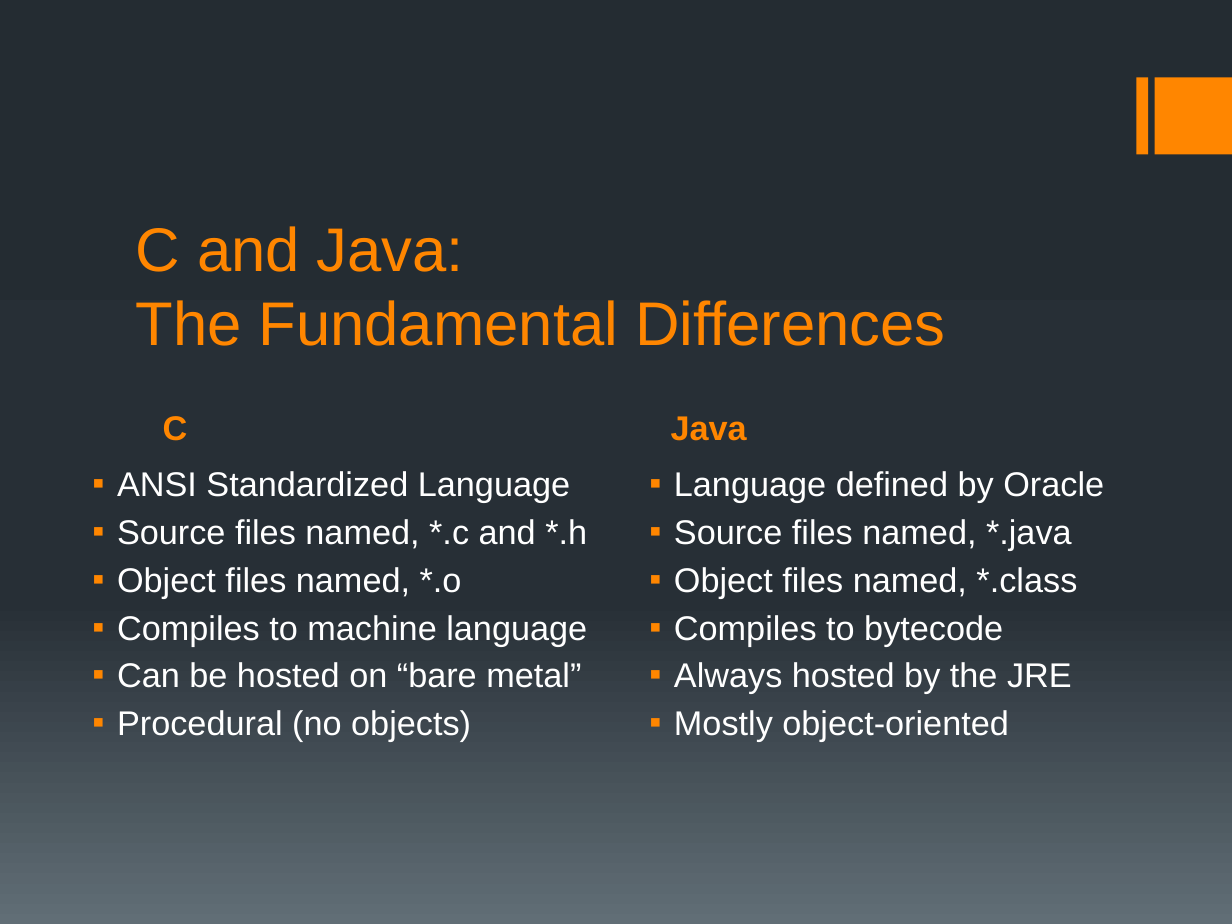
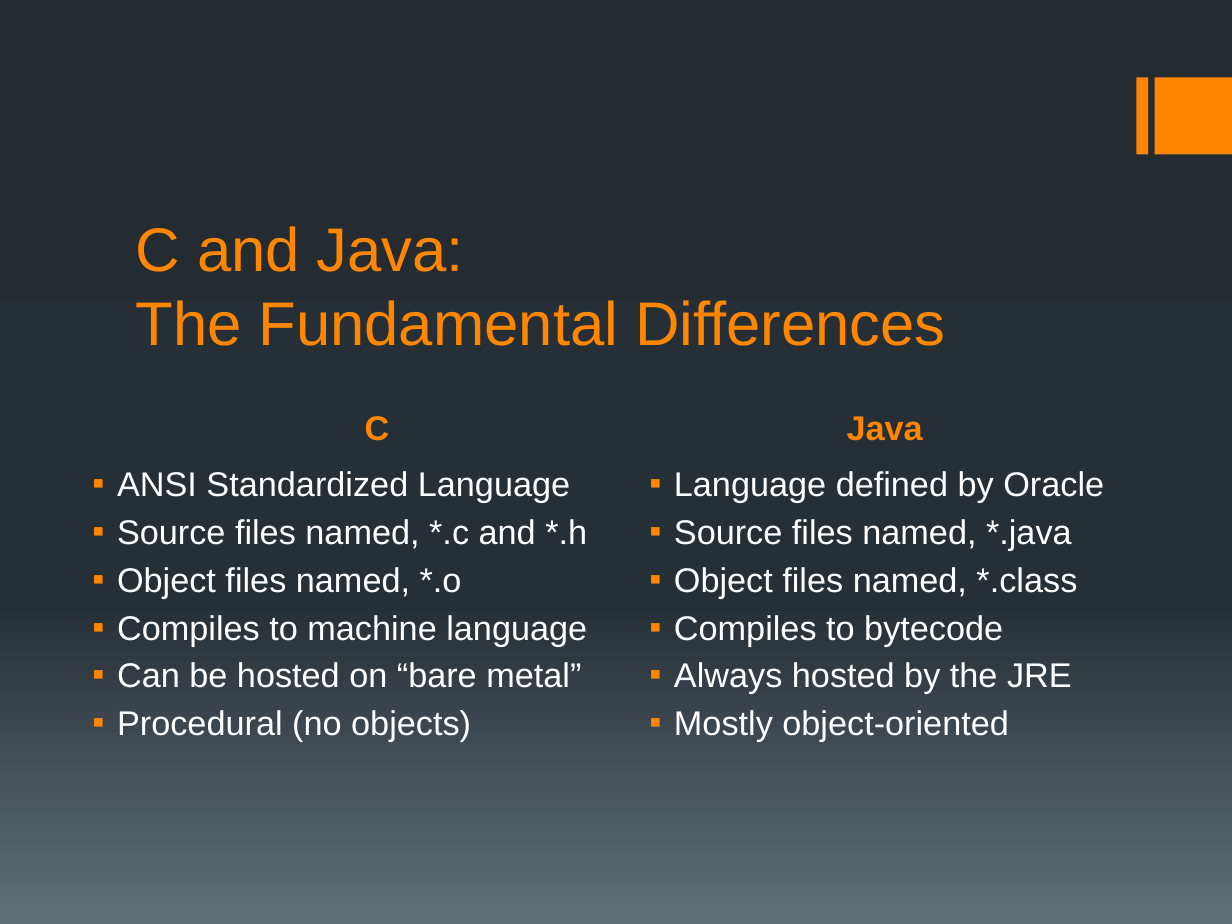
Before and after one commit to BoiseState/CS253-resources, a slide deck: slide 5 of slides/JRC/CS253L01.pptx. Drawn at 1232x924 pixels with LibreOffice and Linux fonts; fonts in the diff are those of the drawing. Boxes give left, top, right and bottom in pixels: in the first picture for what was removed or moved away, otherwise in the second. Text is boxed around its words. In the diff, an @@ line names an element or a change of style, - is before the commit and + after.

```diff
--- a/slides/JRC/CS253L01.pptx
+++ b/slides/JRC/CS253L01.pptx
@@ text "C" at [365,416,390,441]: alignment left to centre @@
@@ text "Java" at [847,416,923,441]: alignment left to centre @@
```
Also in this commit, not shown: 5 other slides changed, 6 slides added.
